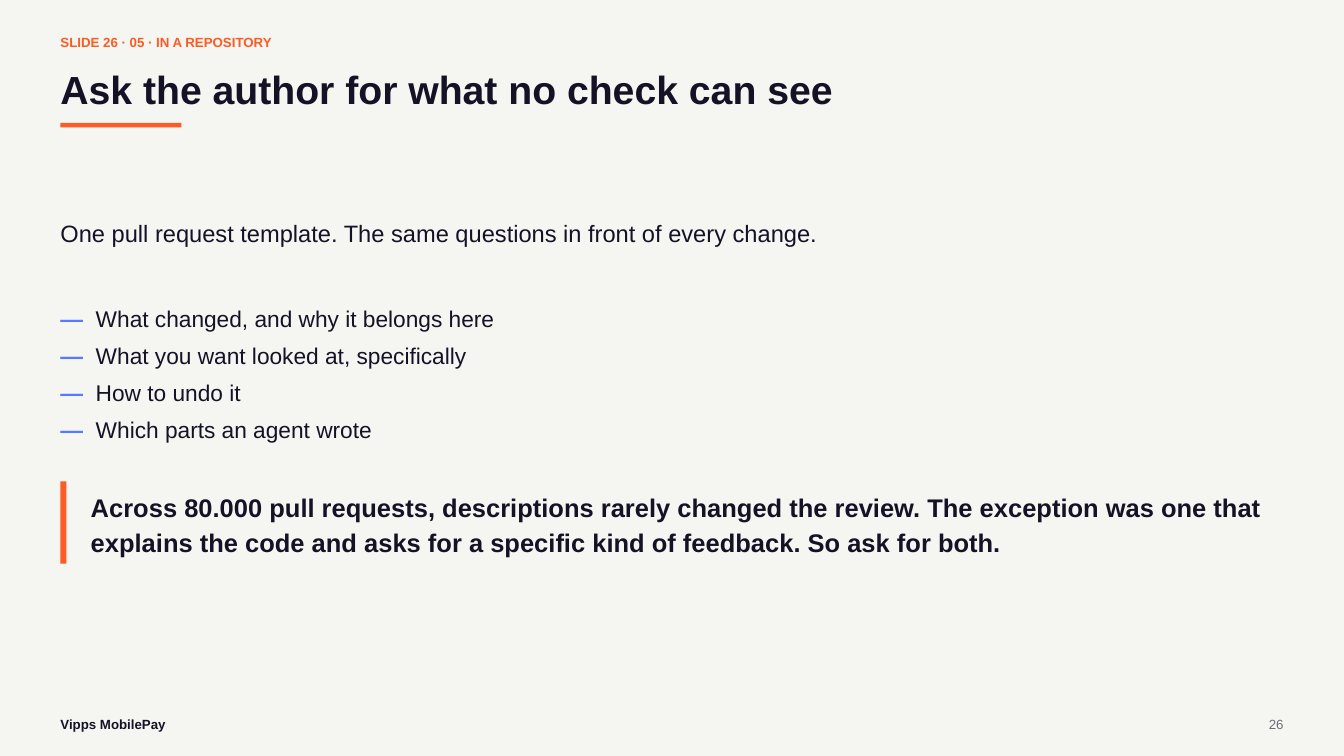
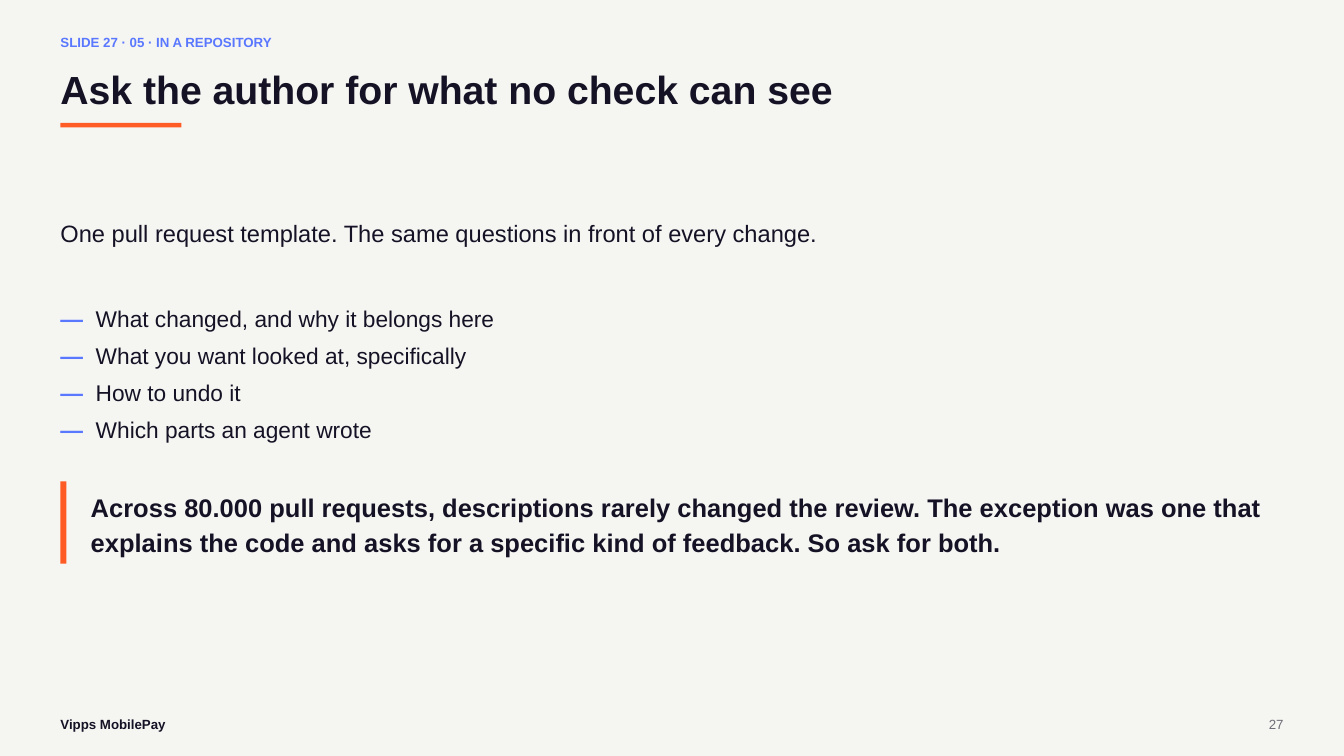
Before and after one commit to svenmalvik/buildtounderstand.org, a slide deck: slide 27 of presentations/what-is-the-second-pair-of-eyes-for-vippsmobilepay.pptx (slide 26 before the commit). Drawn at 1344x756 pixels with LibreOffice and Linux fonts; fonts in the diff are those of the drawing. Boxes give left, top, right and bottom in pixels: in the first picture for what was removed or moved away, otherwise in the second. Text is boxed around its words. In the diff, an @@ line names an element or a change of style, - is before the commit and + after.

```diff
--- a/presentations/what-is-the-second-pair-of-eyes-for-vippsmobilepay.pptx
+++ b/presentations/what-is-the-second-pair-of-eyes-for-vippsmobilepay.pptx
@@ text at box(60, 38, 271, 47): text changed; text colour #FF5B24 to #5A78FF @@
-SLIDE 26 · 05 · IN A REPOSITORY
+SLIDE 27 · 05 · IN A REPOSITORY
@@ text at box(1269, 720, 1284, 729): text changed @@
-26
+27
```
Also in this commit, not shown: 9 other slides changed, 1 slide added, 7 other files.
